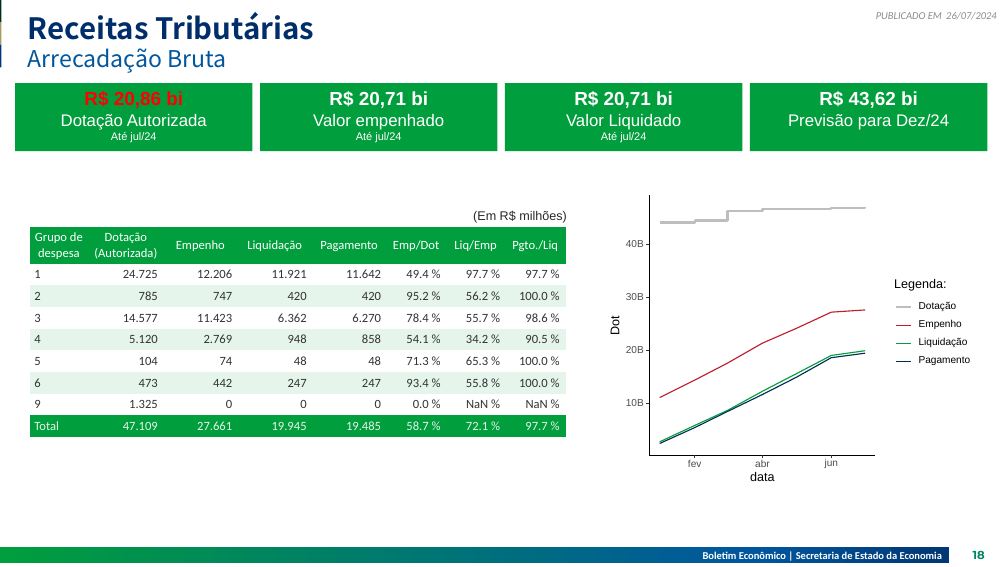
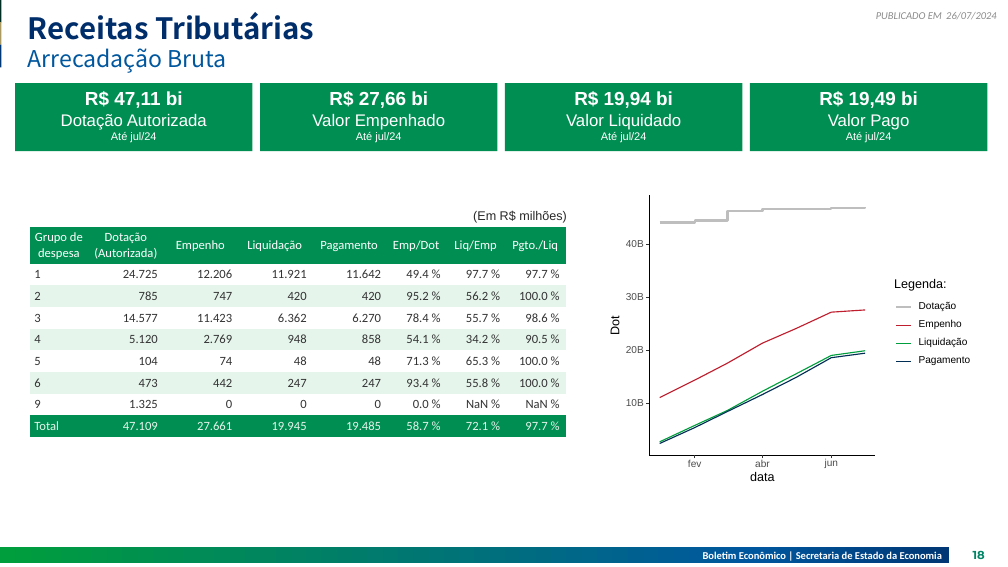
Before and after one commit to raphaellima1/Relatorio_receita, a slide deck: slide 18 of 2024-07-26V2.pptx. Drawn at 1008x567 pixels with LibreOffice and Linux fonts; fonts in the diff are those of the drawing. Boxes give left, top, right and bottom in pixels: in the first picture for what was removed or moved away, otherwise in the second. Text is boxed around its words. In the diff, an @@ line names an element or a change of style, - is before the commit and + after.

```diff
--- a/2024-07-26V2.pptx
+++ b/2024-07-26V2.pptx
@@ fill #009E3C to #008E52 in 4 elements at (15,83,253,151), (260,83,498,151), (505,83,743,151), (750,83,988,151) @@
@@ text at (85,91,183,108): text changed; text colour #FF0000 to #FFFFFF @@
-R$ 20,86 bi
+R$ 47,11 bi
@@ text at (312,91,445,130): text changed @@
-R$ 20,71 bi
-Valor empenhado
+R$ 27,66 bi
+Valor Empenhado
@@ text at (574,91,673,108): text changed @@
-R$ 20,71 bi
+R$ 19,94 bi
@@ text at (819,91,918,143): text changed; size 16 to 18 pt @@
-R$ 43,62 bi
-Previsão para Dez/24
+R$ 19,49 bi
+Valor Pago
+Até jul/24
@@ table at (30,227,566,454) @@
@@ fill #009E3C to #008E52 in 16 cells @@
```
Also in this commit, not shown: 9 other slides changed, 1 slide added, 21 other files.
